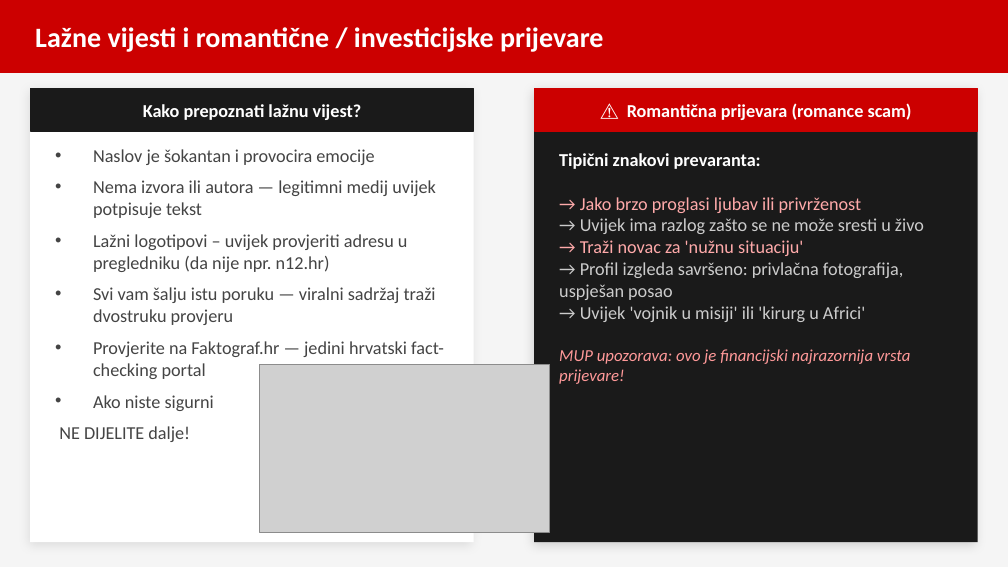
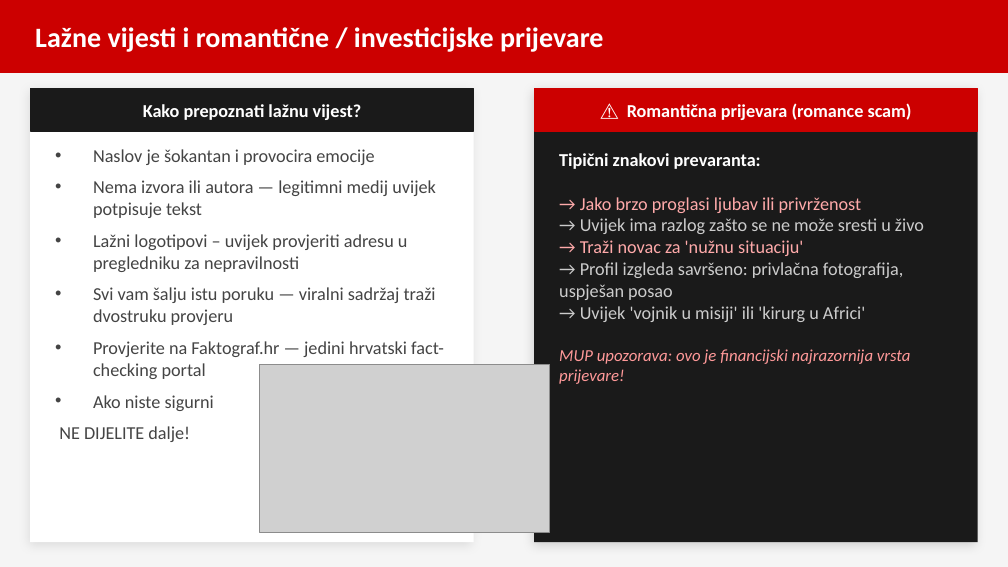
Before and after one commit to brunobilandzic/dipl, a slide deck: slide 7 of praksa/RAST/izradaprezentacije/Sigurnost_na_internetu_prezentacija.pptx. Drawn at 1008x567 pixels with LibreOffice and Linux fonts; fonts in the diff are those of the drawing; grey boxes stand for pictures. Boxes give left, top, right and bottom in pixels: in the first picture for what was removed or moved away, otherwise in the second. Text is boxed around its words. In the diff, an @@ line names an element or a change of style, - is before the commit and + after.

```diff
--- a/praksa/RAST/izradaprezentacije/Sigurnost_na_internetu_prezentacija.pptx
+++ b/praksa/RAST/izradaprezentacije/Sigurnost_na_internetu_prezentacija.pptx
@@ text at (93, 234, 408, 272): text changed @@
-• Lažni logotipovi – uvijek provjeriti adresu u pregledniku (da nije npr. n12.hr)
+• Lažni logotipovi – uvijek provjeriti adresu u pregledniku za nepravilnosti
```
Also in this commit, not shown: 6 other slides changed, 2 slides added, 1 slide removed, 1 other file.
